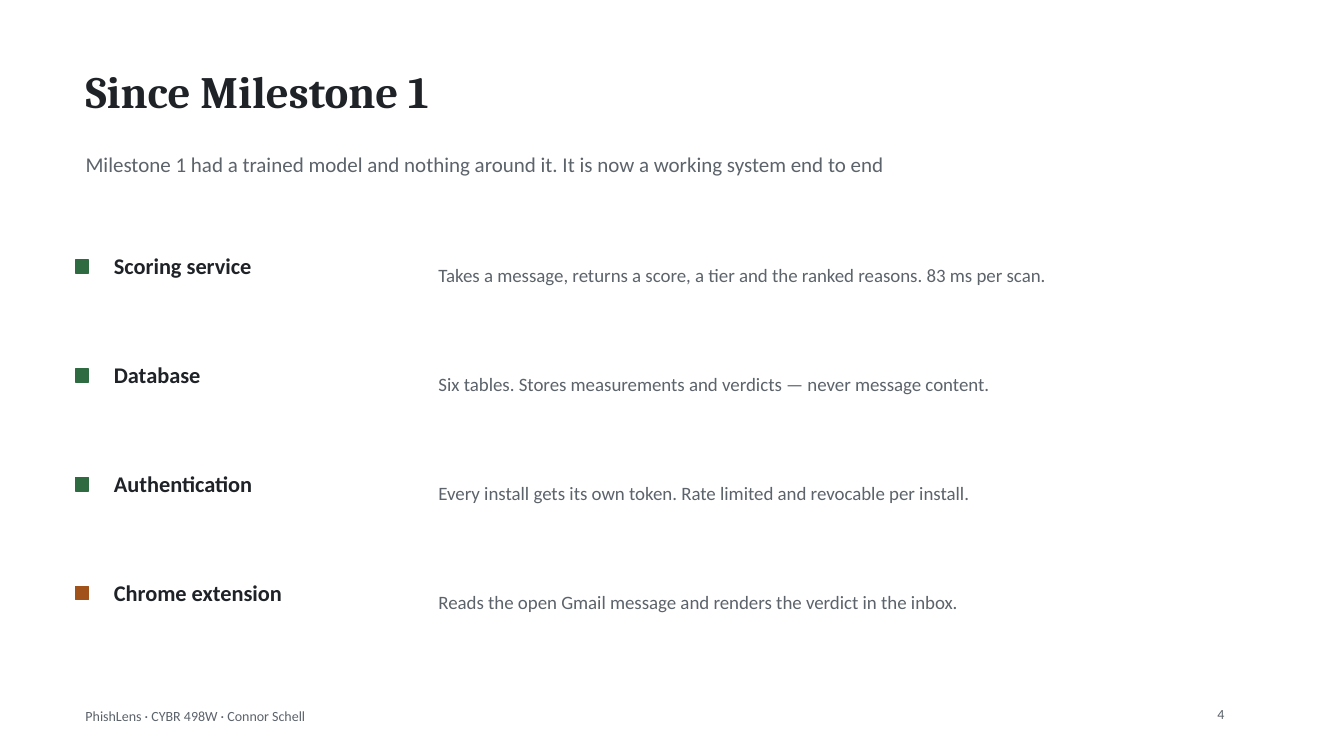
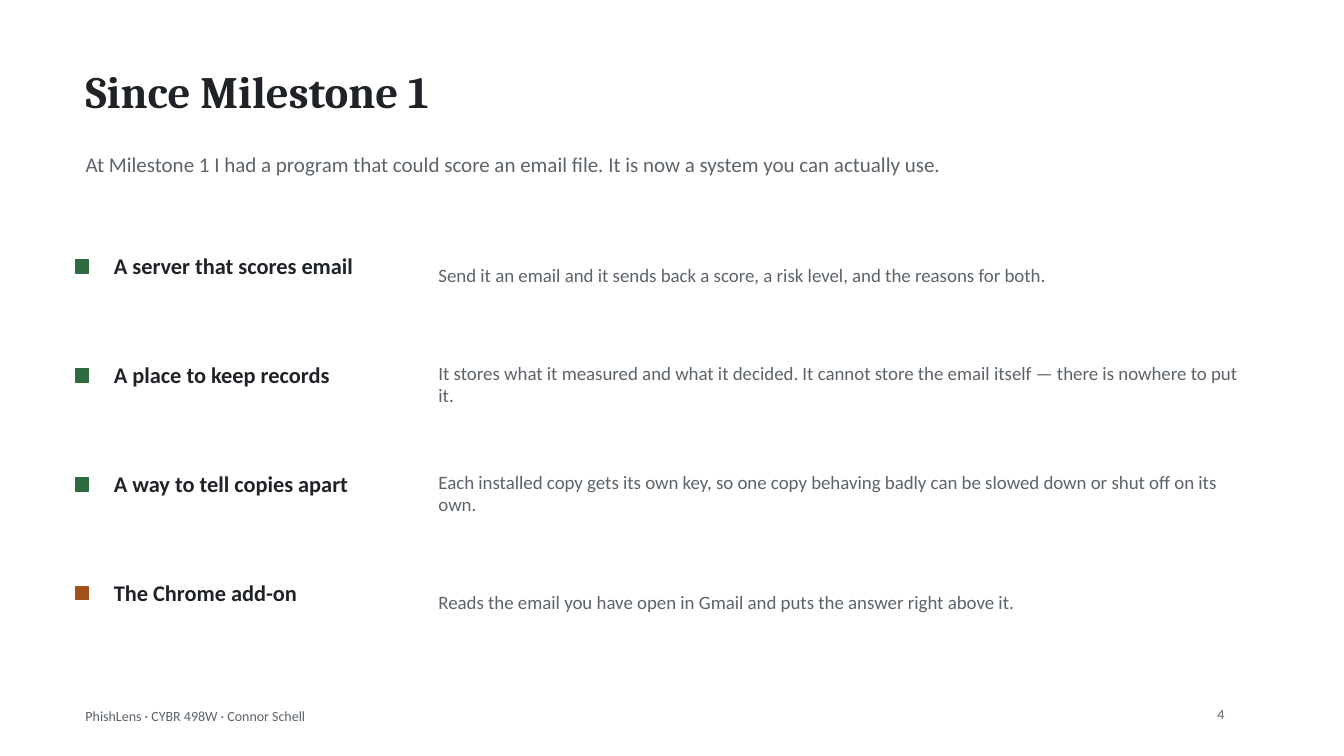
Before and after one commit to connorschell/PhishLens, a slide deck: slide 4 of 06_Deliverables/IM2_Presentation.pptx. Drawn at 1344x756 pixels with LibreOffice and Linux fonts; fonts in the diff are those of the drawing. Boxes give left, top, right and bottom in pixels: in the first picture for what was removed or moved away, otherwise in the second. Text is boxed around its words. In the diff, an @@ line names an element or a change of style, - is before the commit and + after.

```diff
--- a/06_Deliverables/IM2_Presentation.pptx
+++ b/06_Deliverables/IM2_Presentation.pptx
@@ text at [86,157,940,176]: text changed @@
-Milestone 1 had a trained model and nothing around it. It is now a working system end to end
+At Milestone 1 I had a program that could score an email file. It is now a system you can actually use.
@@ text at [114,258,353,274]: text changed @@
-Scoring service
+A server that scores email
@@ text at [438,269,1046,284]: text changed @@
-Takes a message, returns a score, a tier and the ranked reasons. 83 ms per scan.
+Send it an email and it sends back a score, a risk level, and the reasons for both.
@@ text at [114,367,330,387]: text changed @@
-Database
+A place to keep records
@@ text at [438,367,1237,402]: text changed @@
-Six tables. Stores measurements and verdicts — never message content.
+It stores what it measured and what it decided. It cannot store the email itself — there is nowhere to put it.
@@ text at [114,476,348,496]: text changed @@
-Authentication
+A way to tell copies apart
@@ text at [438,476,1216,511]: text changed @@
-Every install gets its own token. Rate limited and revocable per install.
+Each installed copy gets its own key, so one copy behaving badly can be slowed down or shut off on its own.
@@ text at [114,585,297,601]: text changed @@
-Chrome extension
+The Chrome add-on
@@ text at [438,596,1013,612]: text changed @@
-Reads the open Gmail message and renders the verdict in the inbox.
+Reads the email you have open in Gmail and puts the answer right above it.
```
Also in this commit, not shown: 8 other slides changed, 7 other files.
